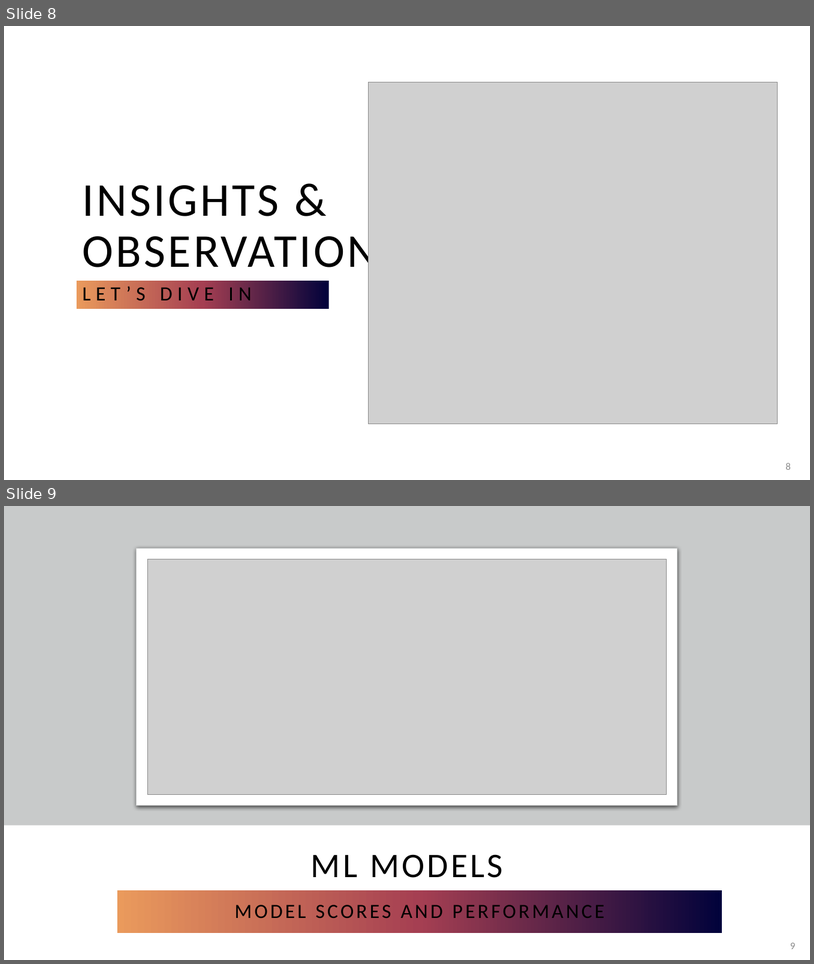
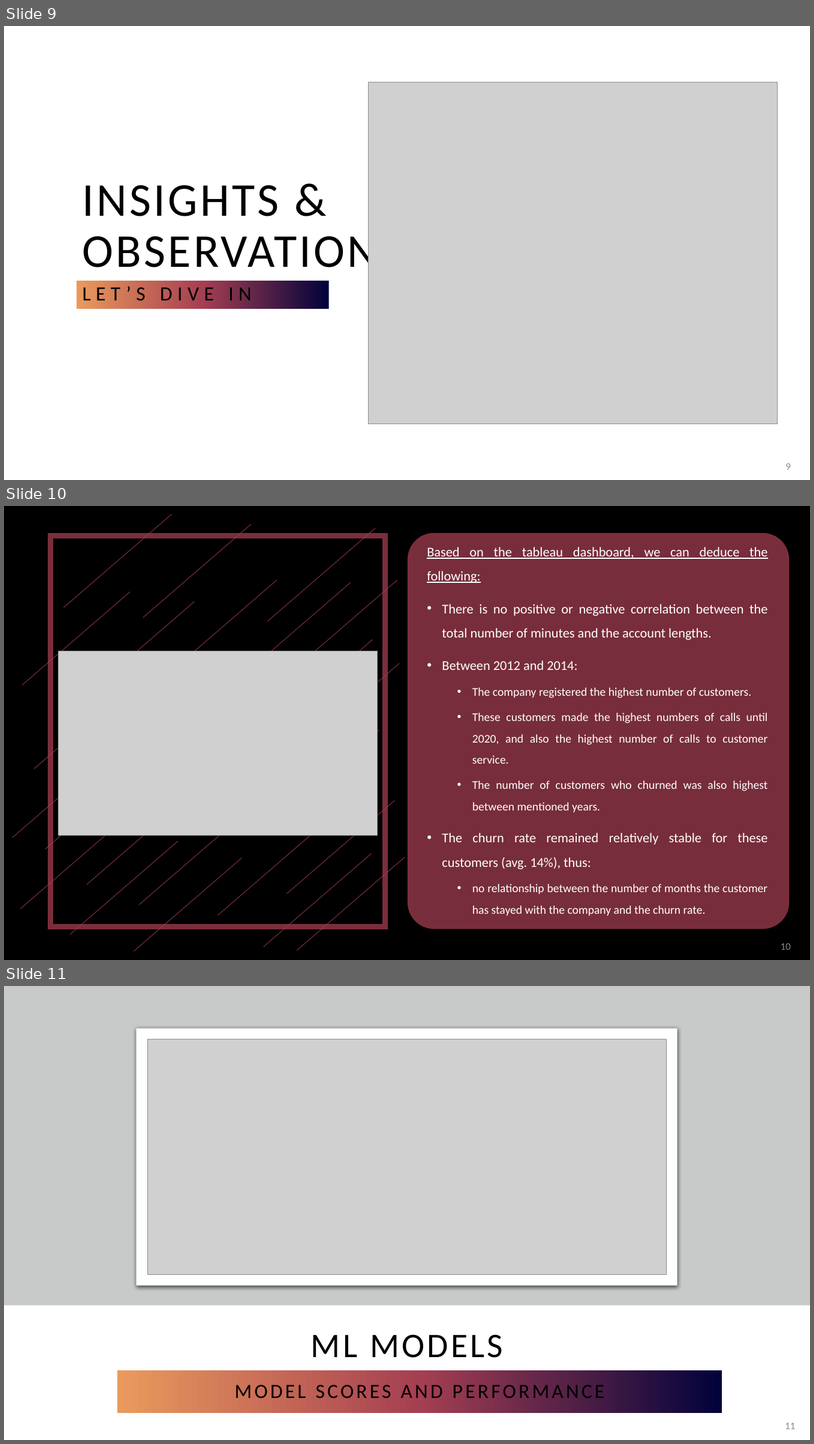
Before and after one commit to rita-s/customer-churn-prediction, a slide deck: Customer Churn Predictions using ml.pptx. Shown one above the other, each under a label of ours: slides 8 and 9 before the commit, slides 9, 10 and 11 after it. The pictures are 814x964 and 814x1444 pixels, drawn with LibreOffice and Linux fonts; fonts in the diff are those of the drawing; grey boxes stand for pictures. Boxes give left, top, right and bottom in pixels: in the first picture for what was removed or moved away, otherwise in the second. Text is boxed around its words. In the diff, an @@ line names an element or a change of style, - is before the commit and + after.

```diff
--- a/Customer Churn Predictions using ml.pptx
+++ b/Customer Churn Predictions using ml.pptx
@@ slide 10 added at [4, 506, 810, 960], background #000000 @@
@@ line added from (64, 607) to (171, 514), #A53F52 0.5 pt @@
@@ rectangle added at [51, 535, 386, 927], outline #7A2F3D 6 pt @@
@@ line added from (143, 618) to (251, 524), #A53F52 0.5 pt @@
@@ line added from (268, 622) to (375, 528), #A53F52 0.5 pt @@
@@ rounded rectangle added at [411, 535, 788, 927], fill #772D3B, outline #7A2F3D 6 pt @@
@@ text added at [427, 547, 768, 915], 14 pt, text #FFFFFF @@
+Based on the tableau dashboard, we can deduce the following:
+• There is no positive or negative correlation between the total number of minutes and the account lengths.
+• Between 2012 and 2014:
+  • The company registered the highest number of customers.
+  • These customers made the highest numbers of calls until 2020, and also the highest number of calls to customer service.
+  • The number of customers who churned was also highest between mentioned years.
+• The churn rate remained relatively stable for these customers (avg. 14%), thus:
+  • no relationship between the number of months the customer has stayed with the company and the churn rate.
@@ line added from (22, 685) to (131, 592), #A53F52 0.5 pt @@
@@ line added from (169, 673) to (277, 580), #A53F52 0.5 pt @@
@@ line added from (243, 675) to (351, 582), #A53F52 0.5 pt @@
@@ line added from (290, 673) to (398, 580), #A53F52 0.5 pt @@
@@ line added from (86, 695) to (195, 601), #A53F52 0.5 pt @@
@@ line added from (265, 733) to (373, 640), #A53F52 0.5 pt @@
@@ picture added at [59, 651, 378, 835] @@
@@ line added from (292, 756) to (399, 663), #A53F52 0.5 pt @@
@@ line added from (34, 769) to (142, 675), #A53F52 0.5 pt @@
@@ line added from (272, 823) to (379, 730), #A53F52 0.5 pt @@
@@ line added from (12, 838) to (120, 744), #A53F52 0.5 pt @@
@@ line added from (45, 849) to (153, 756), #A53F52 0.5 pt @@
@@ line added from (87, 884) to (195, 791), #A53F52 0.5 pt @@
@@ line added from (139, 904) to (247, 811), #A53F52 0.5 pt @@
@@ line added from (287, 894) to (395, 800), #A53F52 0.5 pt @@
@@ line added from (20, 909) to (129, 815), #A53F52 0.5 pt @@
@@ line added from (218, 915) to (326, 822), #A53F52 0.5 pt @@
@@ line added from (70, 934) to (178, 841), #A53F52 0.5 pt @@
@@ line added from (134, 951) to (242, 858), #A53F52 0.5 pt @@
@@ line added from (264, 946) to (372, 853), #A53F52 0.5 pt @@
@@ line added from (297, 950) to (405, 857), #A53F52 0.5 pt @@
@@ page number added at [781, 943, 791, 949], 12 pt, text #8C8C8C @@
+10
@@ what was slide 8 is now slide 9 @@
@@ page number at [786, 463, 791, 469]: text changed @@
-8
+9
@@ what was slide 9 is now slide 11 @@
@@ page number at [785, 1422, 795, 1429]: text changed @@
-9
+11
```
Also in this commit, not shown: 2 slides changed, 4 other slides added, 1 slide removed, 2 other files.
